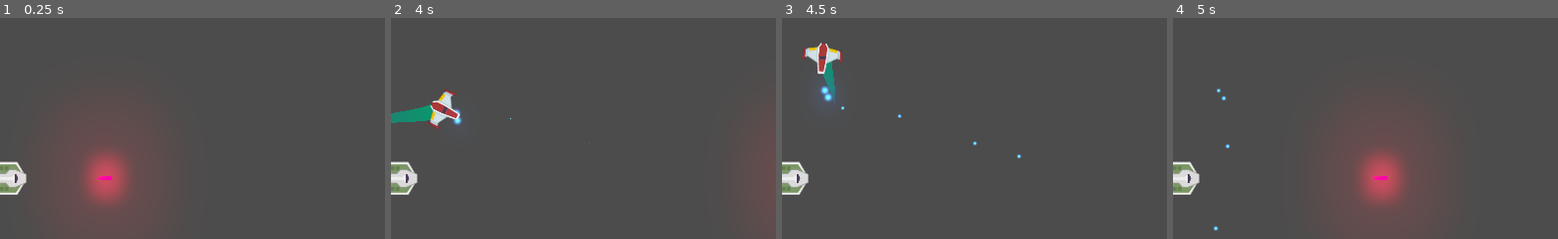
Above: before the commit, frames 1-4 (left to right).
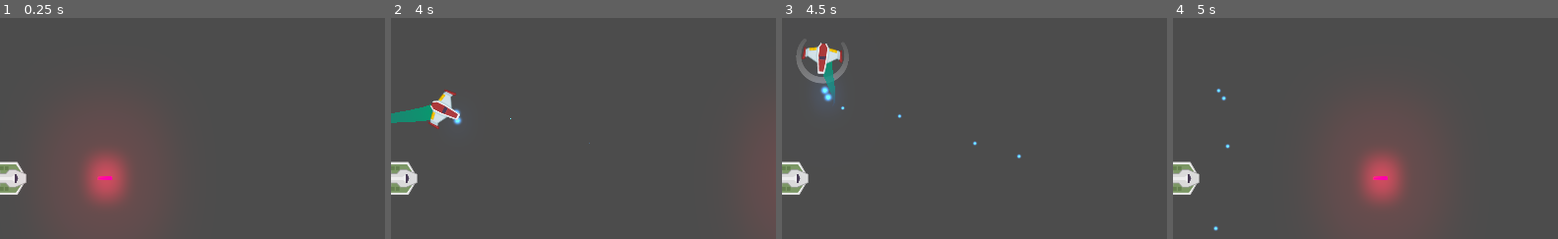
Above: after the commit, the same moments.

Repository: soyMoka/Meteoritos
Game: Godot game, scene res://Juego/Niveles/NivelTest.tscn
Two runs of this game, one before a commit and one after it. Both use one fixed random seed, a clock stepped at 60 frames per second and the inputs below.
Inputs (mouse positions are % of the whole screen's width and height, from its top left):
- Up to frame 1 (0.25 s): no input
- Up to frame 2 (4 s): move the mouse to (71, 45) at 0.52 s; hold Up (mover_adelante) 0.53-1.28 s; hold Right mouse button (disparo_secundario) 0.53-1.28 s; move the mouse to (28, 55) at 1.27 s; hold Down (mover_atras) 1.28-2.03 s; tap C (disparo_principal) at 1.35 s; right-click (28, 55) at 1.55 s; move the mouse to (59, 28) at 2.02 s; hold Right mouse button (disparo_secundario) 2.03-2.78 s; hold Up (mover_adelante) 2.03-3.53 s; move the mouse to (44, 70) at 2.77 s; tap Left (rotar_antihorario) at 2.85 s; right-click (44, 70) at 3.05 s; move the mouse to (80, 65) at 3.52 s; hold Down (mover_atras) from 3.53 s (still down); hold Right (rotar_horario) from 3.53 s (still down); right-click (80, 65) at 3.8 s
- Up to frame 3 (4.5 s): keep holding Down (mover_atras); tap Middle mouse button (escudo, bound only after the commit) at 4.15 s; move the mouse to (18, 35) at 4.27 s; release Right (rotar_horario) at 4.28 s; right-click (18, 35) at 4.35 s
- Up to frame 4 (5 s): keep holding Down (mover_atras)
The pictures show only the part of the screen within x 34-84%, y 0-50%; the shares and areas given below are measured in that part.

Frames 1-2 are identical in both runs. In frame 3, 0.5% of the frame differs, in the area x 3-18%, y 13-30%; in frame 4, nothing differs.

Commit message:
Add Escudo:             - creacion y destruccion             - absorción de disparo

Diff:
--- /dev/null
+++ b/Juego/Naves/Escudo.gd
@@ -0,0 +1,62 @@
+#Escudo.gd
+extends Area2D
+class_name Escudo
+
+
+## Variavles
+var esta_activado:bool = false
+
+## Variables Export
+export var energia:float= 500.0
+export var radio_desgaste = -1.6
+
+
+##setters y Getters
+func get_esta_activado()->bool:
+	return esta_activado
+
+
+## Metodos
+func _ready() -> void:
+	set_process(false)
+	controlar_colisionador(true)
+
+
+func _process(delta: float) -> void:
+	energia += radio_desgaste + delta
+
+	if energia<=0.0:
+		desactivar()
+
+## Metodos Custom
+func controlar_colisionador(esta_desactivado:bool)->void:
+	$CollisionShape2D.set_deferred('disabled', esta_desactivado)
+
+
+func activar() -> void:
+	if energia <= 0.0:
+		return
+	esta_activado=true
+	controlar_colisionador(false)
+	$AnimationPlayer.play("activando")
+
+
+func desactivar() -> void:
+	set_process(false)
+	esta_activado = false
+	controlar_colisionador(true)
+	$AnimationPlayer.play_backwards("activando")
+
+## Señales internas
+func _on_AnimationPlayer_animation_finished(anim_name: String) -> void:
+	if anim_name == 'activando' and esta_activado:
+		$AnimationPlayer.play("activado")
+		set_process(true) # activa el metodo  _proces
+
+
+func _on_Escudo_area_entered(area: Area2D) -> void:
+	pass # Replace with function body.
+
+
+func _on_Escudo_body_entered(body: Node) -> void:
+	body.queue_free()
--- /dev/null
+++ b/Juego/Naves/Escudo.tscn
@@ -0,0 +1,296 @@
+[gd_scene load_steps=11 format=2]
+
+[ext_resource path="res://Juego/Escudo/Escudo3.png" type="Texture" id=1]
+[ext_resource path="res://Juego/Escudo/Escudo1.png" type="Texture" id=2]
+[ext_resource path="res://Juego/Escudo/Escudo2.png" type="Texture" id=3]
+[ext_resource path="res://Juego/Escudo/EscudoSFX.ogg" type="AudioStream" id=4]
+[ext_resource path="res://Juego/Naves/Escudo.gd" type="Script" id=5]
+
+[sub_resource type="CircleShape2D" id=1]
+radius = 62.0
+
+[sub_resource type="Animation" id=6]
+length = 0.001
+tracks/0/type = "value"
+tracks/0/path = NodePath("SpriteAbriendo2:position")
+tracks/0/interp = 1
+tracks/0/loop_wrap = true
+tracks/0/imported = false
+tracks/0/enabled = true
+tracks/0/keys = {
+"times": PoolRealArray( 0 ),
+"transitions": PoolRealArray( 1 ),
+"update": 0,
+"values": [ Vector2( 8, 0 ) ]
+}
+tracks/1/type = "value"
+tracks/1/path = NodePath("SpriteAbriendo2:rotation_degrees")
+tracks/1/interp = 1
+tracks/1/loop_wrap = true
+tracks/1/imported = false
+tracks/1/enabled = true
+tracks/1/keys = {
+"times": PoolRealArray( 0 ),
+"transitions": PoolRealArray( 1 ),
+"update": 0,
+"values": [ 90.0 ]
+}
+tracks/2/type = "value"
+tracks/2/path = NodePath("SpriteAbriendo2:scale")
+tracks/2/interp = 1
+tracks/2/loop_wrap = true
+tracks/2/imported = false
+tracks/2/enabled = true
+tracks/2/keys = {
+"times": PoolRealArray( 0 ),
+"transitions": PoolRealArray( 1 ),
+"update": 0,
+"values": [ Vector2( 1, 1 ) ]
+}
+
+[sub_resource type="Animation" id=7]
+resource_name = "activado"
+loop = true
+tracks/0/type = "value"
+tracks/0/path = NodePath("SpriteCompleto:visible")
+tracks/0/interp = 1
+tracks/0/loop_wrap = true
+tracks/0/imported = false
+tracks/0/enabled = true
+tracks/0/keys = {
+"times": PoolRealArray( 0 ),
+"transitions": PoolRealArray( 1 ),
+"update": 1,
+"values": [ true ]
+}
+tracks/1/type = "value"
+tracks/1/path = NodePath("SpriteCompleto:scale")
+tracks/1/interp = 1
+tracks/1/loop_wrap = true
+tracks/1/imported = false
+tracks/1/enabled = true
+tracks/1/keys = {
+"times": PoolRealArray( 0, 0.25, 0.5, 0.75 ),
+"transitions": PoolRealArray( 1, 1, 1, 1 ),
+"update": 0,
+"values": [ Vector2( 1, 1 ), Vector2( 1, 1.1 ), Vector2( 1, 1 ), Vector2( 1, 0.8 ) ]
+}
+tracks/2/type = "audio"
+tracks/2/path = NodePath("AudioStreamPlayer")
+tracks/2/interp = 1
+tracks/2/loop_wrap = true
+tracks/2/imported = false
+tracks/2/enabled = true
+tracks/2/keys = {
+"clips": [ {
+"end_offset": 0.110031,
+"start_offset": 0.0,
+"stream": ExtResource( 4 )
+} ],
+"times": PoolRealArray( 0.1 )
+}
+
+[sub_resource type="Animation" id=5]
+resource_name = "activando"
+length = 0.5
+step = 0.02
+tracks/0/type = "value"
+tracks/0/path = NodePath("SpriteCompleto:visible")
+tracks/0/interp = 1
+tracks/0/loop_wrap = true
+tracks/0/imported = false
+tracks/0/enabled = true
+tracks/0/keys = {
+"times": PoolRealArray( 0, 0.5 ),
+"transitions": PoolRealArray( 1, 1 ),
+"update": 1,
+"values": [ false, true ]
+}
+tracks/1/type = "value"
+tracks/1/path = NodePath("SpriteCompleto:scale")
+tracks/1/interp = 1
+tracks/1/loop_wrap = true
+tracks/1/imported = false
+tracks/1/enabled = true
+tracks/1/keys = {
+"times": PoolRealArray( 0, 0.5 ),
+"transitions": PoolRealArray( 1, 1 ),
+"update": 0,
+"values": [ Vector2( 1, 1 ), Vector2( 1, 1 ) ]
+}
+tracks/2/type = "value"
+tracks/2/path = NodePath("SpriteAbriendo1:visible")
+tracks/2/interp = 1
+tracks/2/loop_wrap = true
+tracks/2/imported = false
+tracks/2/enabled = true
+tracks/2/keys = {
+"times": PoolRealArray( 0, 0.2, 0.5 ),
+"transitions": PoolRealArray( 1, 1, 1 ),
+"update": 1,
+"values": [ true, false, false ]
+}
+tracks/3/type = "value"
+tracks/3/path = NodePath("SpriteAbriendo1:scale")
+tracks/3/interp = 1
+tracks/3/loop_wrap = true
+tracks/3/imported = false
+tracks/3/enabled = true
+tracks/3/keys = {
+"times": PoolRealArray( 0, 0.2, 0.5 ),
+"transitions": PoolRealArray( 1, 1, 1 ),
+"update": 0,
+"values": [ Vector2( 0, 0 ), Vector2( 0.8, 0.8 ), Vector2( 1, 1 ) ]
+}
+tracks/4/type = "value"
+tracks/4/path = NodePath("SpriteAbriendo2:visible")
+tracks/4/interp = 1
+tracks/4/loop_wrap = true
+tracks/4/imported = false
+tracks/4/enabled = true
+tracks/4/keys = {
+"times": PoolRealArray( 0, 0.2, 0.5 ),
+"transitions": PoolRealArray( 1, 1, 1 ),
+"update": 1,
+"values": [ false, true, false ]
+}
+tracks/5/type = "value"
+tracks/5/path = NodePath("SpriteAbriendo2:scale")
+tracks/5/interp = 1
+tracks/5/loop_wrap = true
+tracks/5/imported = false
+tracks/5/enabled = true
+tracks/5/keys = {
+"times": PoolRealArray( 0, 0.2, 0.48 ),
+"transitions": PoolRealArray( 1, 1, 1 ),
+"update": 0,
+"values": [ Vector2( 1, 1 ), Vector2( 0.8, 0.8 ), Vector2( 1, 1 ) ]
+}
+tracks/6/type = "value"
+tracks/6/path = NodePath("SpriteAbriendo2:position")
+tracks/6/interp = 1
+tracks/6/loop_wrap = true
+tracks/6/imported = false
+tracks/6/enabled = true
+tracks/6/keys = {
+"times": PoolRealArray( 0.48 ),
+"transitions": PoolRealArray( 1 ),
+"update": 0,
+"values": [ Vector2( 8, 0 ) ]
+}
+
+[sub_resource type="Animation" id=4]
+resource_name = "default"
+length = 0.001
+tracks/0/type = "value"
+tracks/0/path = NodePath("SpriteCompleto:visible")
+tracks/0/interp = 1
+tracks/0/loop_wrap = true
+tracks/0/imported = false
+tracks/0/enabled = true
+tracks/0/keys = {
+"times": PoolRealArray( 0 ),
+"transitions": PoolRealArray( 1 ),
+"update": 1,
+"values": [ false ]
+}
+tracks/1/type = "value"
+tracks/1/path = NodePath("SpriteCompleto:scale")
+tracks/1/interp = 1
+tracks/1/loop_wrap = true
+tracks/1/imported = false
+tracks/1/enabled = true
+tracks/1/keys = {
+"times": PoolRealArray( 0 ),
+"transitions": PoolRealArray( 1 ),
+"update": 0,
+"values": [ Vector2( 1, 1 ) ]
+}
+tracks/2/type = "value"
+tracks/2/path = NodePath("SpriteAbriendo1:visible")
+tracks/2/interp = 1
+tracks/2/loop_wrap = true
+tracks/2/imported = false
+tracks/2/enabled = true
+tracks/2/keys = {
+"times": PoolRealArray( 0 ),
+"transitions": PoolRealArray( 1 ),
+"update": 1,
+"values": [ false ]
+}
+tracks/3/type = "value"
+tracks/3/path = NodePath("SpriteAbriendo1:scale")
+tracks/3/interp = 1
+tracks/3/loop_wrap = true
+tracks/3/imported = false
+tracks/3/enabled = true
+tracks/3/keys = {
+"times": PoolRealArray( 0 ),
+"transitions": PoolRealArray( 1 ),
+"update": 0,
+"values": [ Vector2( 1, 1 ) ]
+}
+tracks/4/type = "value"
+tracks/4/path = NodePath("SpriteAbriendo2:visible")
+tracks/4/interp = 1
+tracks/4/loop_wrap = true
+tracks/4/imported = false
+tracks/4/enabled = true
+tracks/4/keys = {
+"times": PoolRealArray( 0 ),
+"transitions": PoolRealArray( 1 ),
+"update": 1,
+"values": [ false ]
+}
+tracks/5/type = "value"
+tracks/5/path = NodePath("SpriteAbriendo2:scale")
+tracks/5/interp = 1
+tracks/5/loop_wrap = true
+tracks/5/imported = false
+tracks/5/enabled = true
+tracks/5/keys = {
+"times": PoolRealArray( 0 ),
+"transitions": PoolRealArray( 1 ),
+"update": 0,
+"values": [ Vector2( 1, 1 ) ]
+}
+
+[node name="Escudo" type="Area2D"]
+collision_layer = 0
+collision_mask = 16
+script = ExtResource( 5 )
+
+[node name="CollisionShape2D" type="CollisionShape2D" parent="."]
+shape = SubResource( 1 )
+
+[node name="SpriteCompleto" type="Sprite" parent="."]
+rotation = 1.5708
+scale = Vector2( 1, 0.944477 )
+texture = ExtResource( 1 )
+
+[node name="SpriteAbriendo1" type="Sprite" parent="."]
+visible = false
+rotation = 1.5708
+texture = ExtResource( 2 )
+
+[node name="SpriteAbriendo2" type="Sprite" parent="."]
+visible = false
+position = Vector2( 8, 0 )
+rotation = 1.5708
+texture = ExtResource( 3 )
+
+[node name="AnimationPlayer" type="AnimationPlayer" parent="."]
+autoplay = "default"
+anims/RESET = SubResource( 6 )
+anims/activado = SubResource( 7 )
+anims/activando = SubResource( 5 )
+anims/default = SubResource( 4 )
+
+[node name="AudioStreamPlayer" type="AudioStreamPlayer" parent="."]
+stream = ExtResource( 4 )
+pitch_scale = 0.95
+bus = "SFX"
+
+[connection signal="area_entered" from="." to="." method="_on_Escudo_area_entered"]
+[connection signal="body_entered" from="." to="." method="_on_Escudo_body_entered"]
+[connection signal="animation_finished" from="AnimationPlayer" to="." method="_on_AnimationPlayer_animation_finished"]
--- a/Juego/Naves/Player.gd
+++ b/Juego/Naves/Player.gd
@@ -23,7 +23,7 @@
 onready var motor_sfx:Motor = $MotorSFX
 onready var colisionador:CollisionShape2D = $CollisionShape2D
 onready var danio_sfx:AudioStreamPlayer = $DanioSFX
-
+onready var escudo:Escudo = $Escudo
 
 ## Metodos
 func _ready()->void:
@@ -35,13 +35,19 @@
 	if not esta_input_activo():
 		return
 
-	#Disparo de laser
+	## Disparo de laser
 	if event.is_action_pressed("disparo_secundario"):
 		laser.set_is_casting(true)
 	if event.is_action_released("disparo_secundario"):
 		laser.set_is_casting(false)
 
-		# Control de estela y motor
+
+	## Control escudo
+	if event.is_action_pressed("escudo") and not escudo.get_esta_activado():
+		escudo.activar()
+
+
+	## Control de estela y motor
 	if event.is_action_pressed("mover_adelante"):
 		estela.set_max_points(150)
 		estela.set_lifetime(0.8)
@@ -53,6 +59,7 @@
 
 	if (event.is_action_released('mover_adelante') or event.is_action_released('mover_atras')):
 		motor_sfx.sonido_off()
+
 
 
 func _integrate_forces(state: Physics2DDirectBodyState) -> void:
--- a/Juego/Naves/Player.tscn
+++ b/Juego/Naves/Player.tscn
@@ -10,6 +10,7 @@
 [ext_resource path="res://Juego/Naves/MotorSFX.tscn" type="PackedScene" id=8]
 [ext_resource path="res://Juego/Naves/MotorSFX00.ogg" type="AudioStream" id=9]
 [ext_resource path="res://Juego/Naves/DanioSFX.ogg" type="AudioStream" id=10]
+[ext_resource path="res://Juego/Naves/Escudo.tscn" type="PackedScene" id=11]
 
 [sub_resource type="CircleShape2D" id=1]
 radius = 38.0132
@@ -77,6 +78,7 @@
 texture = ExtResource( 1 )
 
 [node name="CollisionShape2D" type="CollisionShape2D" parent="."]
+visible = false
 position = Vector2( -1, -7.65324e-05 )
 shape = SubResource( 1 )
 
@@ -118,6 +120,9 @@
 pitch_scale = 1.18
 bus = "SFX"
 
+[node name="Escudo" parent="." instance=ExtResource( 11 )]
+
 [connection signal="animation_finished" from="AnimationPlayer" to="." method="_on_AnimationPlayer_animation_finished"]
 
 [editable path="Canion"]
+[editable path="Escudo"]
--- a/project.godot
+++ b/project.godot
@@ -13,6 +13,11 @@
 "class": "Canion",
 "language": "GDScript",
 "path": "res://Juego/Proyectiles/Canion.gd"
+}, {
+"base": "Area2D",
+"class": "Escudo",
+"language": "GDScript",
+"path": "res://Juego/Naves/Escudo.gd"
 }, {
 "base": "Line2D",
 "class": "Estela",
@@ -46,6 +51,7 @@
 } ]
 _global_script_class_icons={
 "Canion": "",
+"Escudo": "",
 "Estela": "",
 "Motor": "",
 "Nivel": "",
@@ -119,6 +125,12 @@
 "events": [ Object(InputEventMouseButton,"resource_local_to_scene":false,"resource_name":"","device":0,"alt":false,"shi …(212 unchanged characters)…
  ]
 }
+escudo={
+"deadzone": 0.5,
+"events": [ Object(InputEventMouseButton,"resource_local_to_scene":false,"resource_name":"","device":0,"alt":false,"shift":false,"control":false,"meta":false,"command":false,"button_mask":0,"position":Vector2( 0, 0 ),"global_position":Vector2( 0, 0 ),"factor":1.0,"button_index":3,"pressed":false,"doubleclick":false,"script":null)
+, Object(InputEventKey,"resource_local_to_scene":false,"resource_name":"","device":0,"alt":false,"shift":false,"control":false,"meta":false,"command":false,"pressed":false,"scancode":0,"physical_scancode":69,"unicode":0,"echo":false,"script":null)
+ ]
+}
 
 [layer_names]
 
Binary file added: Juego/Escudo/Escudo1.png
Not shown, added: Juego/Escudo/Escudo1.png.import
Binary file added: Juego/Escudo/Escudo2.png
Not shown, added: Juego/Escudo/Escudo2.png.import
Binary file added: Juego/Escudo/Escudo3.png
Not shown, added: Juego/Escudo/Escudo3.png.import
Not shown, added: Juego/Escudo/EscudoSFX.ogg.import
Not shown: 1 places in Juego/Naves/Player.tscn that only renumber resources
Not shown, added: Juego/Escudo/EscudoSFX.ogg
